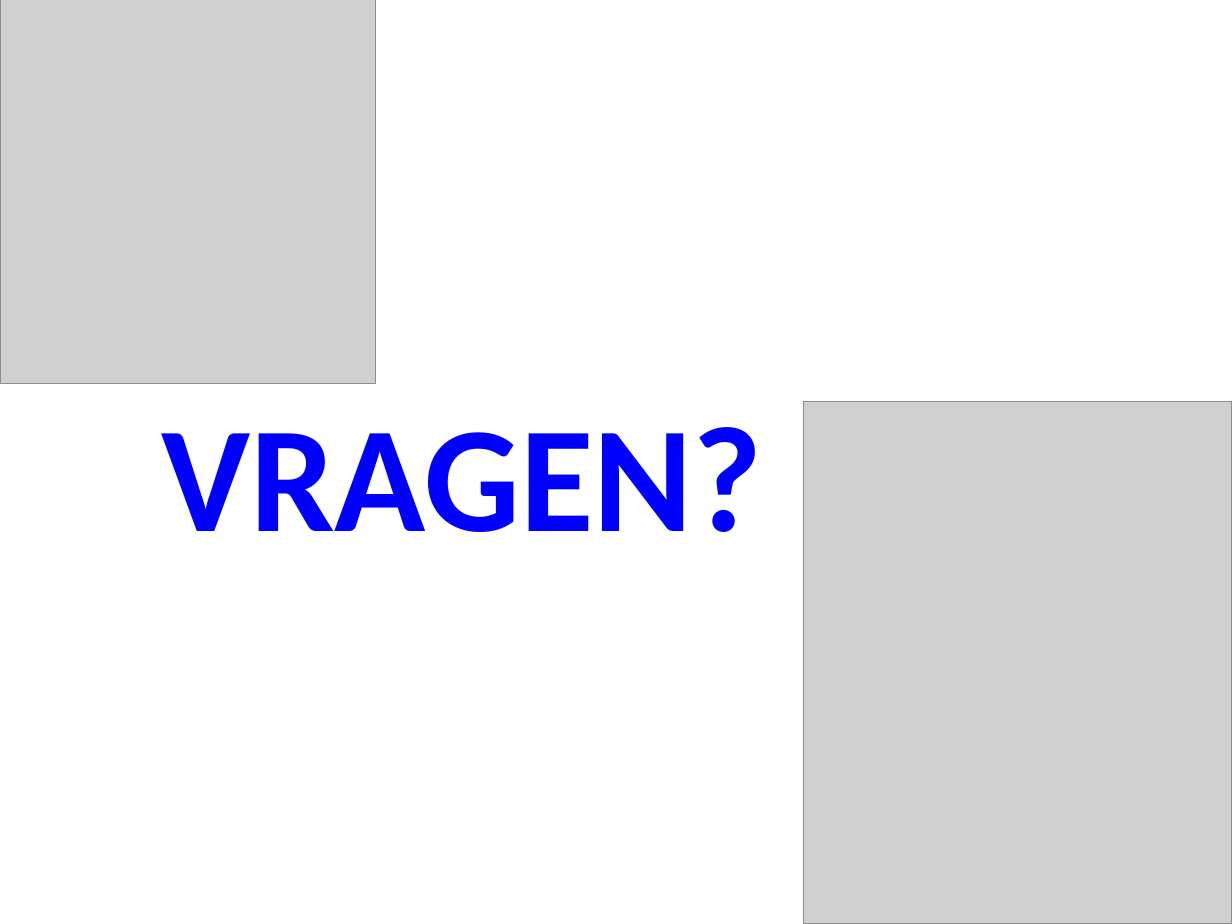
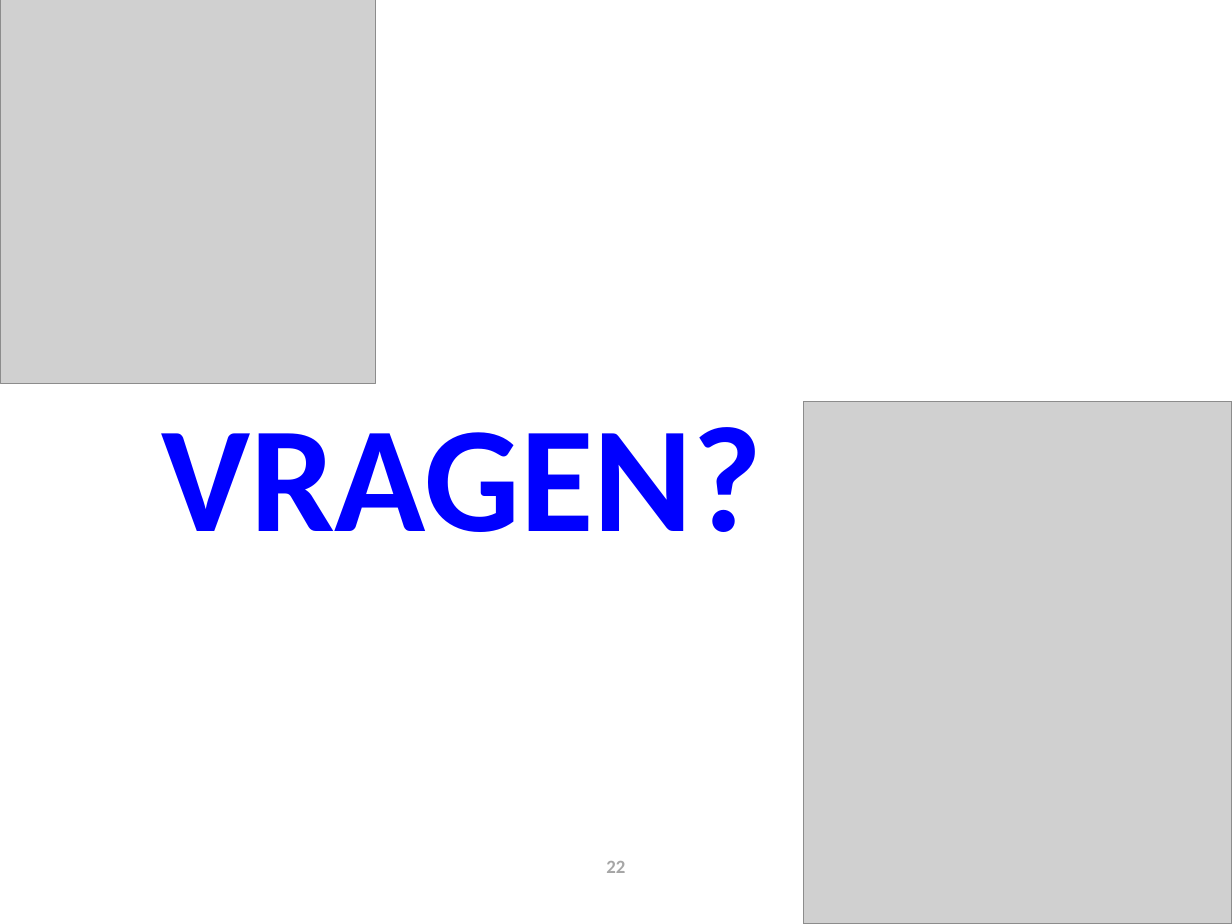
Before and after one commit to mdekempeneer/Research-Optimal-Size-Sorting-Networks, a slide deck: slide 22 of PPP1_WV.pptx. Drawn at 1232x924 pixels with LibreOffice and Linux fonts; fonts in the diff are those of the drawing; grey boxes stand for pictures; background and template pictures are left out. Boxes give left, top, right and bottom in pixels: in the first picture for what was removed or moved away, otherwise in the second. Text is boxed around its words. In the diff, an @@ line names an element or a change of style, - is before the commit and + after.

```diff
--- a/PPP1_WV.pptx
+++ b/PPP1_WV.pptx
@@ page number added at (606,861,625,873), 11 pt, text #A6A6A6, bold @@
+22
```
Also in this commit, not shown: 16 other slides changed, 4 slides added, 5 slides removed.
